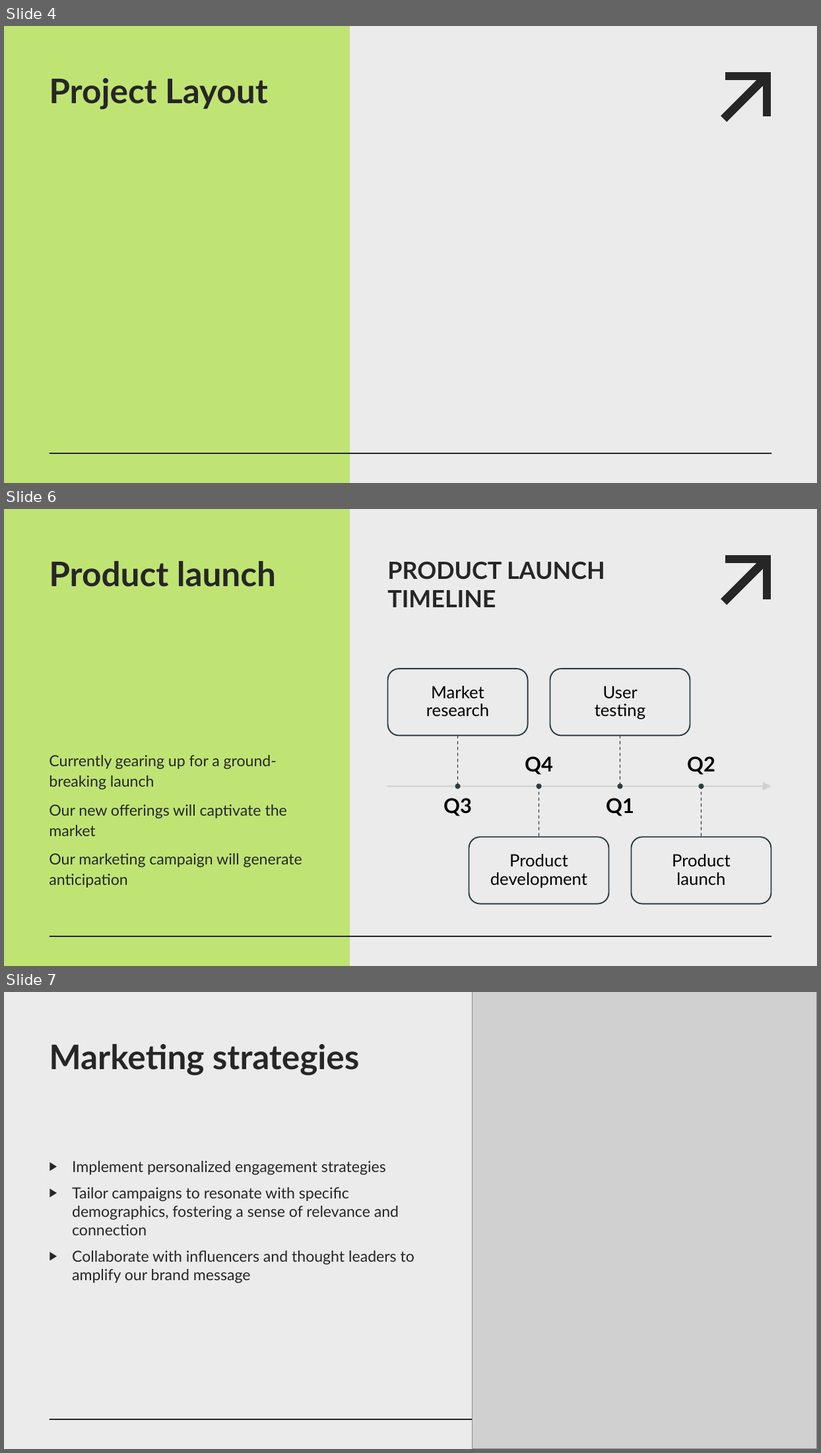
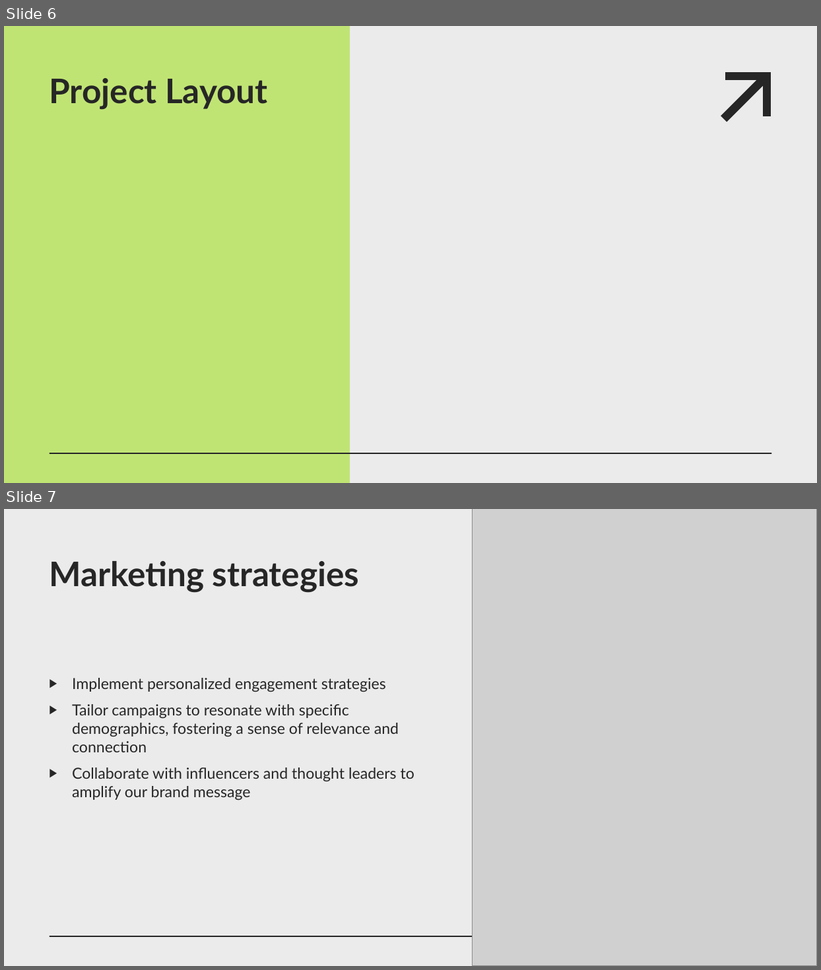
Before and after one commit to jimfil/smartWasteBinProject, a slide deck: presentation/team05_presentation.pptx. Shown one above the other, each under a label of ours: slides 4, 6 and 7 before the commit, slides 6 and 7 after it; the slides between them are not shown. The pictures are 821x1453 and 821x970 pixels, drawn with LibreOffice and Linux fonts; fonts in the diff are those of the drawing; grey boxes stand for pictures. Boxes give left, top, right and bottom in pixels: in the first picture for what was removed or moved away, otherwise in the second. Text is boxed around its words. In the diff, an @@ line names an element or a change of style, - is before the commit and + after.

```diff
--- a/presentation/team05_presentation.pptx
+++ b/presentation/team05_presentation.pptx
@@ slide 6 removed at (4, 509, 817, 966), background #EBEBEB; not listed: 5 template elements that a slide beside it also shows @@
@@ title removed at (49, 561, 276, 587) @@
-Product launch
@@ subtitle removed at (387, 561, 605, 607) @@
-PRODUCT LAUNCH TIMELINE
@@ text removed at (49, 755, 302, 888) @@
-Currently gearing up for a ground-breaking launch
-Our new offerings will captivate the market
-Our marketing campaign will generate anticipation
@@ group removed at (387, 669, 772, 904): 8 texts, 4 rounded rectangles, 4 lines, 4 ellipses, 1 arrow @@
-Q3
-Market research
-Q4
-Product development
-Q1
-User
-testing
-Q2
-Product launch
@@ what was slide 4 is now slide 6 @@
```
Also in this commit, not shown: 2 slides changed, 2 slides added, 1 other slide removed.
